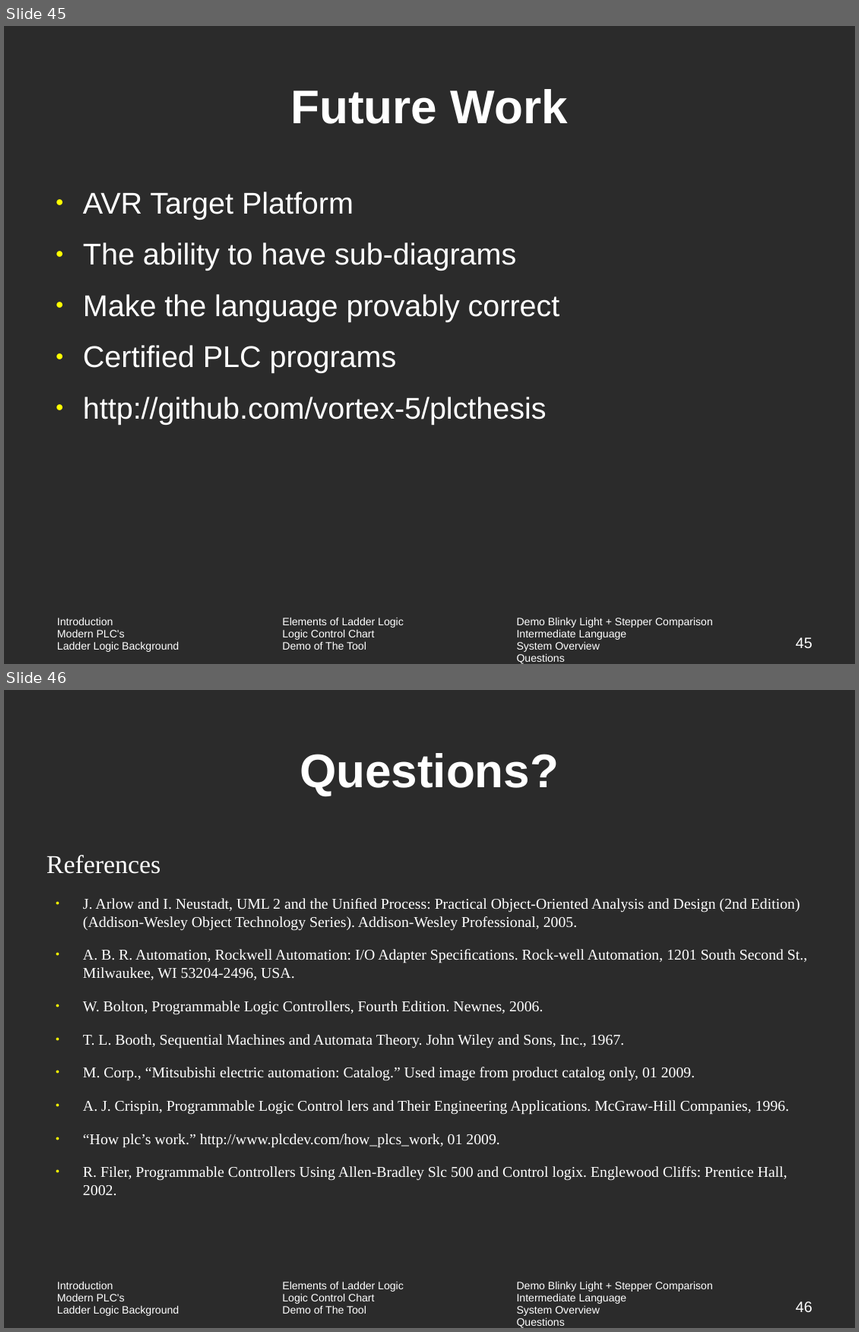
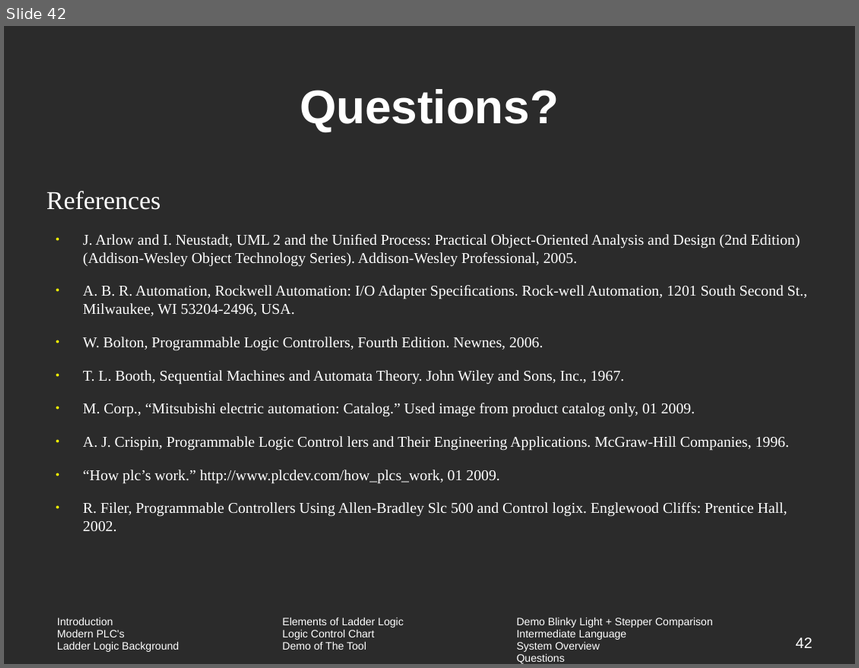
Before and after one commit to vortex-5/plcthesis, a slide deck: presentation/Seminar.odp. Shown one above the other, each under a label of ours: slides 45 and 46 before the commit, slide 42 after it. The pictures are 859x1332 and 859x668 pixels, drawn with LibreOffice and Linux fonts; fonts in the diff are those of the drawing; background and template pictures are left out; a plain dark background stands for a picture behind light text. Boxes give left, top, right and bottom in pixels: in the first picture for what was removed or moved away, otherwise in the second. Text is boxed around its words. In the diff, an @@ line names an element or a change of style, - is before the commit and + after.

Commit message:
finished mvm corrections final

```diff
--- a/presentation/Seminar.odp
+++ b/presentation/Seminar.odp
@@ slide 45 removed at [4,26,855,664], background picture (left out); not listed: 1 template element that a slide beside it also shows @@
@@ title removed at [291,89,568,124] @@
-Future Work
@@ text removed at [83,192,560,425] @@
-● AVR Target Platform
-● The ability to have sub-diagrams
-● Make the language provably correct
-● Certified PLC programs
-● http://github.com/vortex-5/plcthesis
@@ page number removed at [796,638,813,648] @@
-45
@@ what was slide 46 is now slide 42 @@
@@ page number at [796,638,813,648]: text changed @@
-46
+42
```
Also in this commit, not shown: 4 slides changed, 3 other slides removed, 5 other files.
